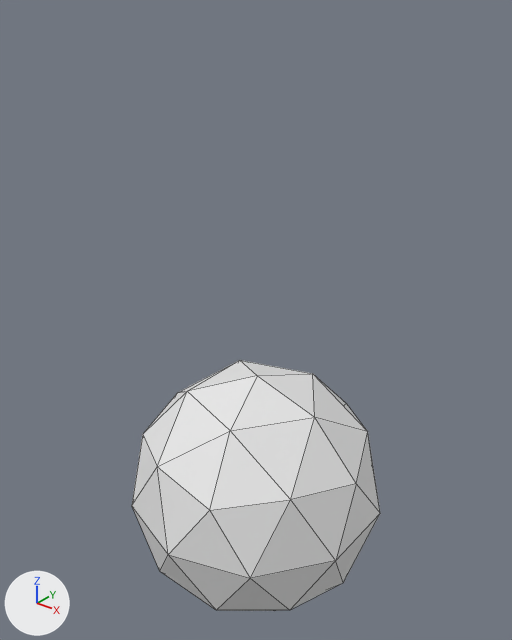
Renders of the OBJ model models/light_source_mesh.obj from each side of a commit.
Both versions are drawn from a 50 mm lens placed at (2.85, -3.57, 3.67), pointed at (-0.07, 0.08, 1.41). Every picture has the same lights, and +X, +Y and +Z are marked at lower left. Mesh edges are drawn as thin lines. Where no turn or scale is listed for an object, it has been applied to the vertices.
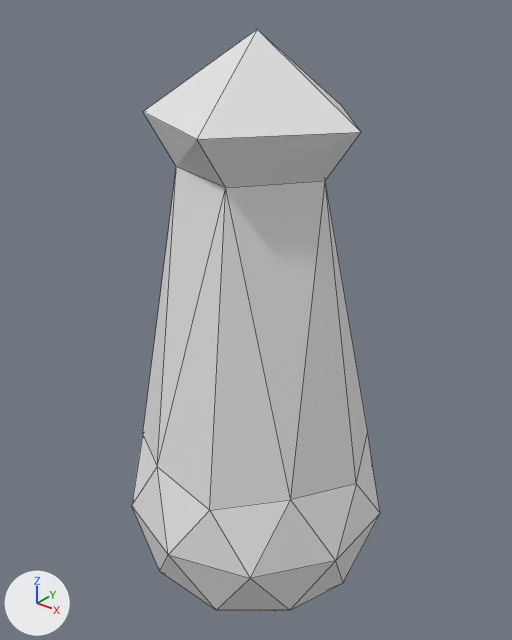
The newer file is also rescaled (x0.2) as a whole; pictures and numbers use the older file's frame.

Patch to the scene script:
```diff
--- a/models/light_source_mesh.obj.py
+++ b/models/light_source_mesh.obj.py
@@ me_icosphere @@
 # used by ob_icosphere; location = (0.0, 0.0, 0.0)
-me_icosphere.from_pydata(...)  # 42 vertices, 80 faces; spans x -0.95..0.95, y -1.0..1.0, z -1.0..1.0
+me_icosphere.from_pydata(...)  # 47 vertices, 85 faces; spans x -0.95..0.95, y -1.0..1.0, z -1.0..3.38
+# me_icosphere part 1
+# 6 vertices are removed from x -0.43..0.53, y -0.5..0.5, z 0.85..1.0
+# 20 faces are deleted
+# 11 vertices are added at x -0.71..0.75, y -0.73..0.72, z 2.55..3.38
+# 25 new faces join them
```

Changed parts and their boxes (x1, y1, x2, y2) in the pictures (512 x 640 px; the box of a moved part takes in the faces that stretch with it):
'Icosphere', reshaped (131% taller): before (132, 360, 380, 611); after (132, 29, 380, 611)
part 1 of me_icosphere, moved or reshaped: before (143, 360, 368, 510); after (143, 29, 368, 510)
